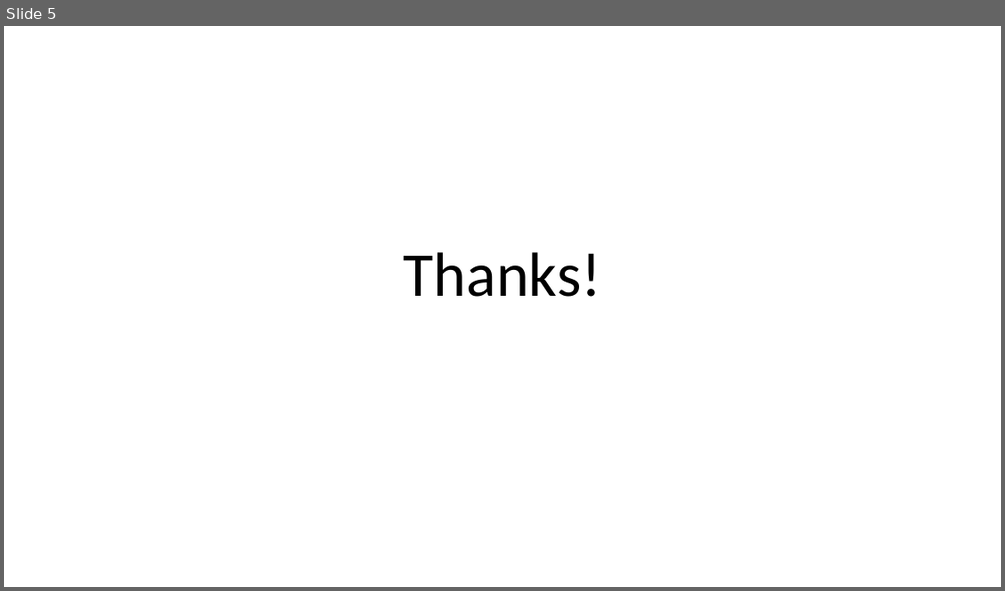
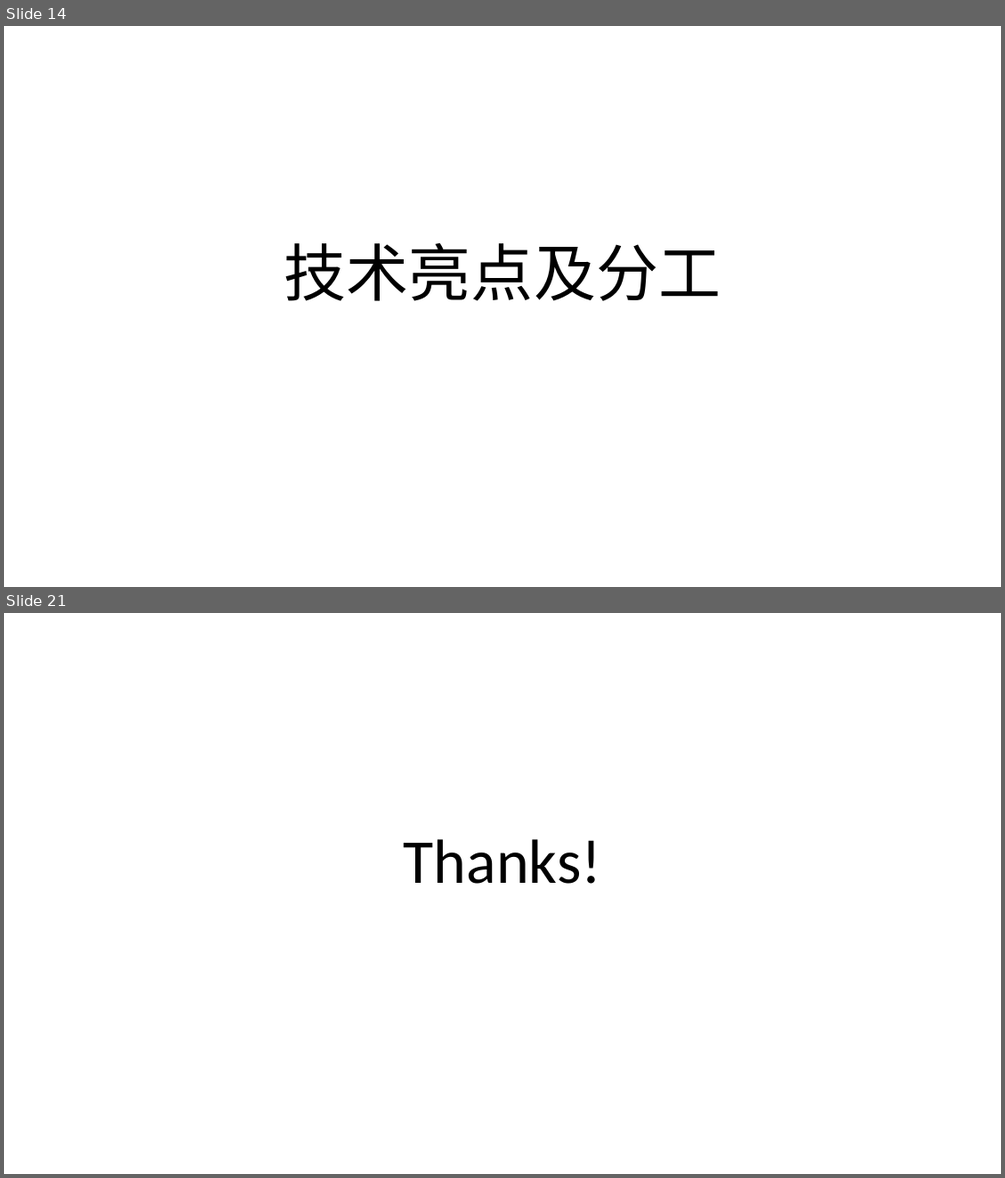
Before and after one commit to xiong35/netease-web, a slide deck: docs/项目介绍.pptx. Shown one above the other, each under a label of ours: slide 5 before the commit, slides 14 and 21 after it; the slides between them are not shown. The pictures are 1005x591 and 1005x1178 pixels, drawn with LibreOffice and Linux fonts; fonts in the diff are those of the drawing. Boxes give left, top, right and bottom in pixels: in the first picture for what was removed or moved away, otherwise in the second. Text is boxed around its words. In the diff, an @@ line names an element or a change of style, - is before the commit and + after.

```diff
--- a/docs/项目介绍.pptx
+++ b/docs/项目介绍.pptx
@@ slide 14 added at (4, 26, 1001, 587), background #FFFFFF @@
@@ title added at (284, 243, 720, 301), 60 pt, text #000000 @@
+技术亮点及分工
@@ what was slide 5 is now slide 21 @@
```
Also in this commit, not shown: 3 slides changed, 16 other slides added, 1 slide removed, 3 other files.
